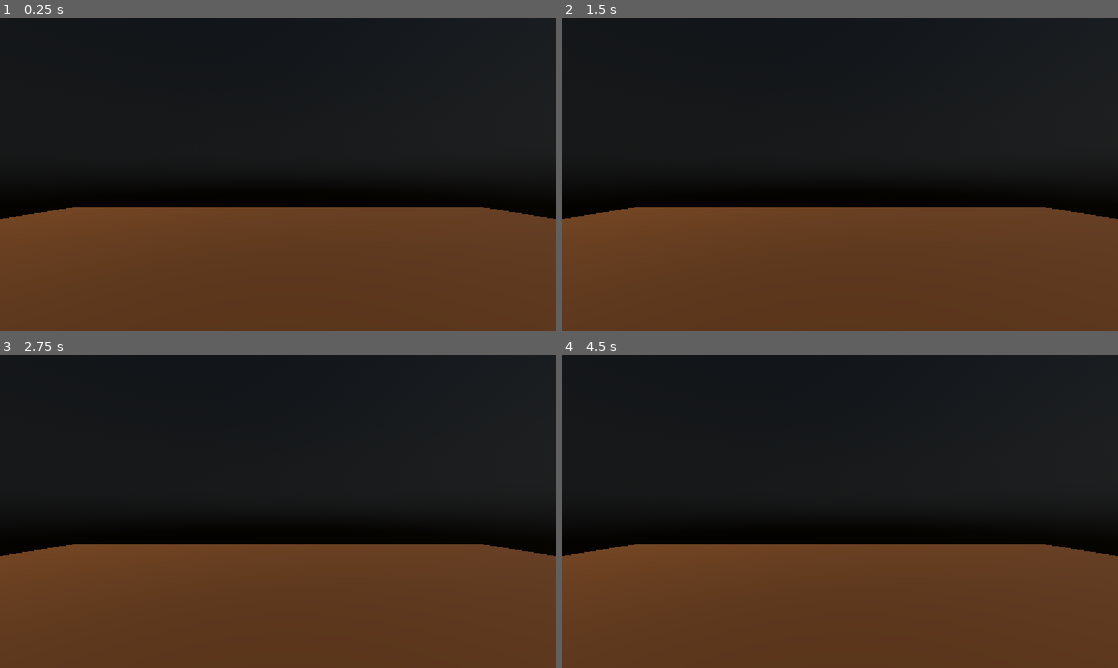
Above: before the commit, frames 1-4 (two rows, left to right).
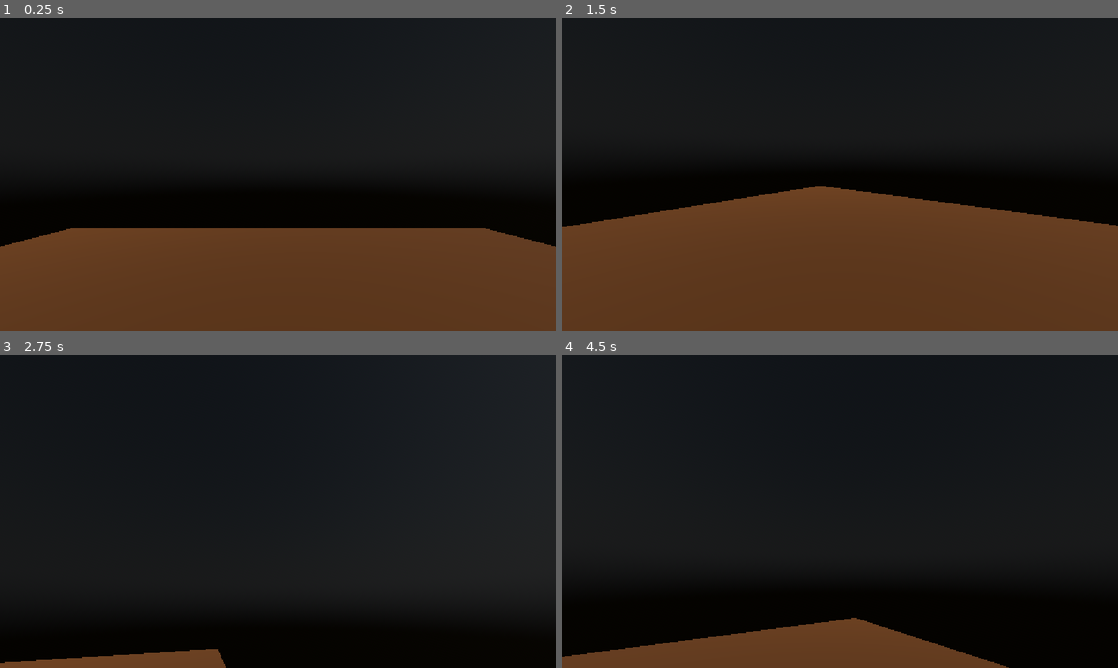
Above: after the commit, the same moments.

Repository: Shibi404/godot-first-person-controller
Game: Godot game, scene res://main.tscn
Two runs of this game, one before a commit and one after it. Both use one fixed random seed, a clock stepped at 60 frames per second and the inputs below. Before the commit the project has no main scene; this scene is started directly in both runs.
Inputs (mouse positions are in pixels of both pictures, inside the frame that each line leads up to):
- Up to frame 1 (0.25 s): no input
- Up to frame 2 (1.5 s): tap Enter at 0.5 s; move the mouse to (962, 158) at 0.52 s; hold D (move_right, bound only after the commit) 0.53-1.28 s; tap Space (jump, bound only after the commit) at 0.6, 0.77, 1.07, 1.35 s; move the mouse to (728, 190) at 1.27 s; hold S (move_backward, bound only after the commit) from 1.28 s (still down)
- Up to frame 3 (2.75 s): tap Space (jump, bound only after the commit) at 1.52, 1.82, 2.1 s; move the mouse to (333, 442) at 2.02 s; release S (move_backward, bound only after the commit) at 2.03 s; hold D (move_right, bound only after the commit) from 2.03 s (still down)
- Up to frame 4 (4.5 s): move the mouse to (812, 574) at 2.77 s; release D (move_right, bound only after the commit) at 2.78 s; hold W (move_forward, bound only after the commit) 2.78-3.53 s; tap Space (jump, bound only after the commit) at 2.85, 3.02, 3.32, 3.6, 3.77, 4.07, 4.35 s; move the mouse to (1006, 558) at 3.52 s; hold A (move_left, bound only after the commit) from 3.53 s (still down); tap Escape (ui_cancel) at 4.15 s; move the mouse to (673, 464) at 4.27 s

The runs differ from the first frame. In frame 1, 6.9% of the frame differs, in the area x 0-100%, y 60-74%; in frame 2, 2.8%; in frame 3, 43%, in the area x 0-100%, y 54-100%; in frame 4, 35%.

Commit message:
feat: implement player movement and input controls
- Added player movement script to the Player scene
- Configured keyboard input actions in the Input Map
- Implemented WASD movement controls
- Added jump functionality
- Connected player movement to CharacterBody3D physics
- Established the foundation for first-person player navigation

Diff:
--- a/project.godot
+++ b/project.godot
@@ -11,6 +11,7 @@
 [application]
 
 config/name="godot-first-person-controller"
+run/main_scene="uid://v0picikbl5c2"
 config/features=PackedStringArray("4.7", "Forward Plus")
 config/icon="res://icon.svg"
 
@@ -23,6 +24,34 @@
 
 project/assembly_name="godot-first-person-controller"
 
+[input]
+
+move_forward={
+"deadzone": 0.2,
+"events": [Object(InputEventKey,"resource_local_to_scene":false,"resource_name":"","device":-1,"window_id":0,"alt_pressed":false,"shift_pressed":false,"ctrl_pressed":false,"meta_pressed":false,"pressed":false,"keycode":0,"physical_keycode":87,"key_label":0,"unicode":119,"location":0,"echo":false,"script":null)
+]
+}
+move_backward={
+"deadzone": 0.2,
+"events": [Object(InputEventKey,"resource_local_to_scene":false,"resource_name":"","device":-1,"window_id":0,"alt_pressed":false,"shift_pressed":false,"ctrl_pressed":false,"meta_pressed":false,"pressed":false,"keycode":0,"physical_keycode":83,"key_label":0,"unicode":115,"location":0,"echo":false,"script":null)
+]
+}
+move_left={
+"deadzone": 0.2,
+"events": [Object(InputEventKey,"resource_local_to_scene":false,"resource_name":"","device":-1,"window_id":0,"alt_pressed":false,"shift_pressed":false,"ctrl_pressed":false,"meta_pressed":false,"pressed":false,"keycode":0,"physical_keycode":65,"key_label":0,"unicode":97,"location":0,"echo":false,"script":null)
+]
+}
+move_right={
+"deadzone": 0.2,
+"events": [Object(InputEventKey,"resource_local_to_scene":false,"resource_name":"","device":-1,"window_id":0,"alt_pressed":false,"shift_pressed":false,"ctrl_pressed":false,"meta_pressed":false,"pressed":false,"keycode":0,"physical_keycode":68,"key_label":0,"unicode":100,"location":0,"echo":false,"script":null)
+]
+}
+jump={
+"deadzone": 0.2,
+"events": [Object(InputEventKey,"resource_local_to_scene":false,"resource_name":"","device":-1,"window_id":0,"alt_pressed":false,"shift_pressed":false,"ctrl_pressed":false,"meta_pressed":false,"pressed":false,"keycode":0,"physical_keycode":32,"key_label":0,"unicode":32,"location":0,"echo":false,"script":null)
+]
+}
+
 [physics]
 
 3d/physics_engine="Jolt Physics"
--- a/scenes/player/player.tscn
+++ b/scenes/player/player.tscn
@@ -1,9 +1,12 @@
 [gd_scene format=3 uid="uid://cqnnh0je6tkrh"]
+
+[ext_resource type="Script" uid="uid://eqtktppkvo7h" path="res://scripts/player/player.gd" id="1_8afob"]
 
 [sub_resource type="CapsuleShape3D" id="CapsuleShape3D_f645a"]
 radius = 0.4
 
 [node name="Player" type="CharacterBody3D" unique_id=252527951]
+script = ExtResource("1_8afob")
 
 [node name="CollisionShape3D" type="CollisionShape3D" parent="." unique_id=454704310]
 shape = SubResource("CapsuleShape3D_f645a")
--- /dev/null
+++ b/scripts/player/player.gd
@@ -0,0 +1,54 @@
+extends CharacterBody3D
+
+const SPEED = 5.0
+const JUMP_VELOCITY = 4.5
+const MOUSE_SENSITIVITY = 0.003
+
+@onready var camera = $Camera3D
+
+func _ready():
+	Input.mouse_mode = Input.MOUSE_MODE_CAPTURED
+
+func _unhandled_input(event):
+	if event is InputEventMouseMotion:
+		rotate_y(-event.relative.x * MOUSE_SENSITIVITY)
+
+		camera.rotate_x(-event.relative.y * MOUSE_SENSITIVITY)
+
+		camera.rotation.x = clamp(
+			camera.rotation.x,
+			deg_to_rad(-80),
+			deg_to_rad(80)
+		)
+	if event.is_action_pressed("ui_cancel"):
+		Input.mouse_mode = Input.MOUSE_MODE_VISIBLE
+
+func _physics_process(delta):
+
+	if not is_on_floor():
+		velocity += get_gravity() * delta
+
+	if Input.is_action_just_pressed("jump") and is_on_floor():
+		velocity.y = JUMP_VELOCITY
+
+	var input_dir = Input.get_vector(
+		"move_left",
+		"move_right",
+		"move_forward",
+        "move_backward"
+	)
+
+	var direction = (transform.basis * Vector3(
+		input_dir.x,
+		0,
+		input_dir.y
+	)).normalized()
+
+	if direction:
+		velocity.x = direction.x * SPEED
+		velocity.z = direction.z * SPEED
+	else:
+		velocity.x = move_toward(velocity.x,0,SPEED)
+		velocity.z = move_toward(velocity.z,0,SPEED)
+
+	move_and_slide()
Not shown, added: scripts/player/player.gd.uid
